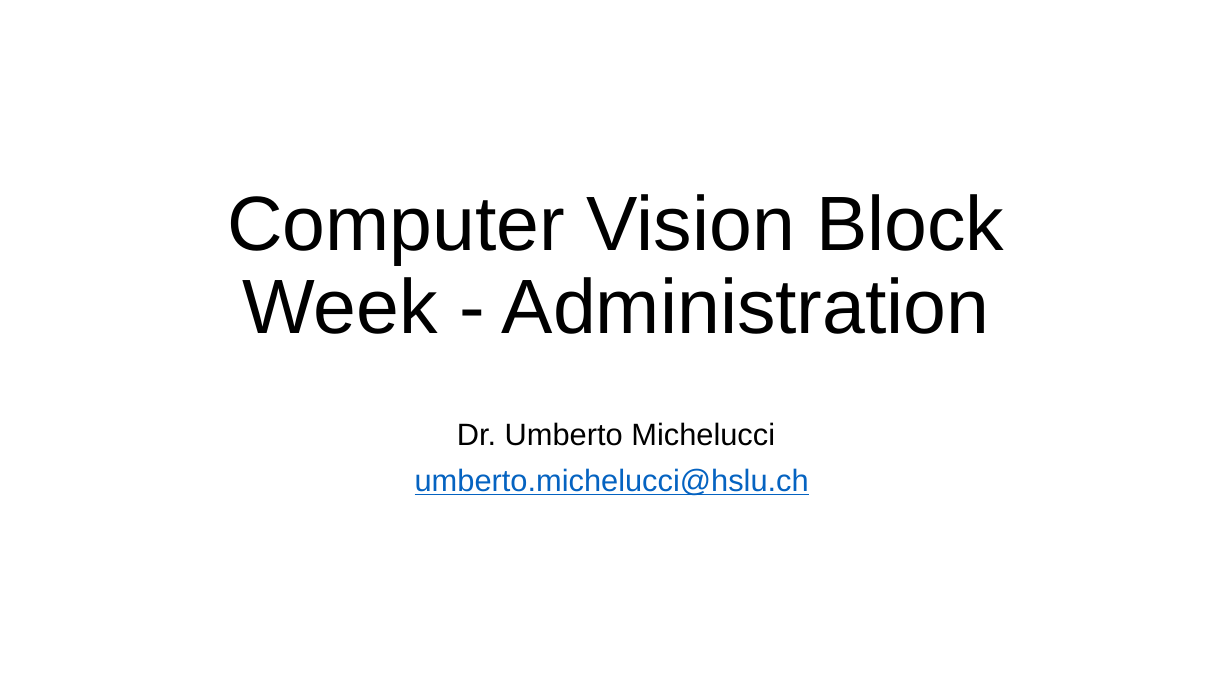
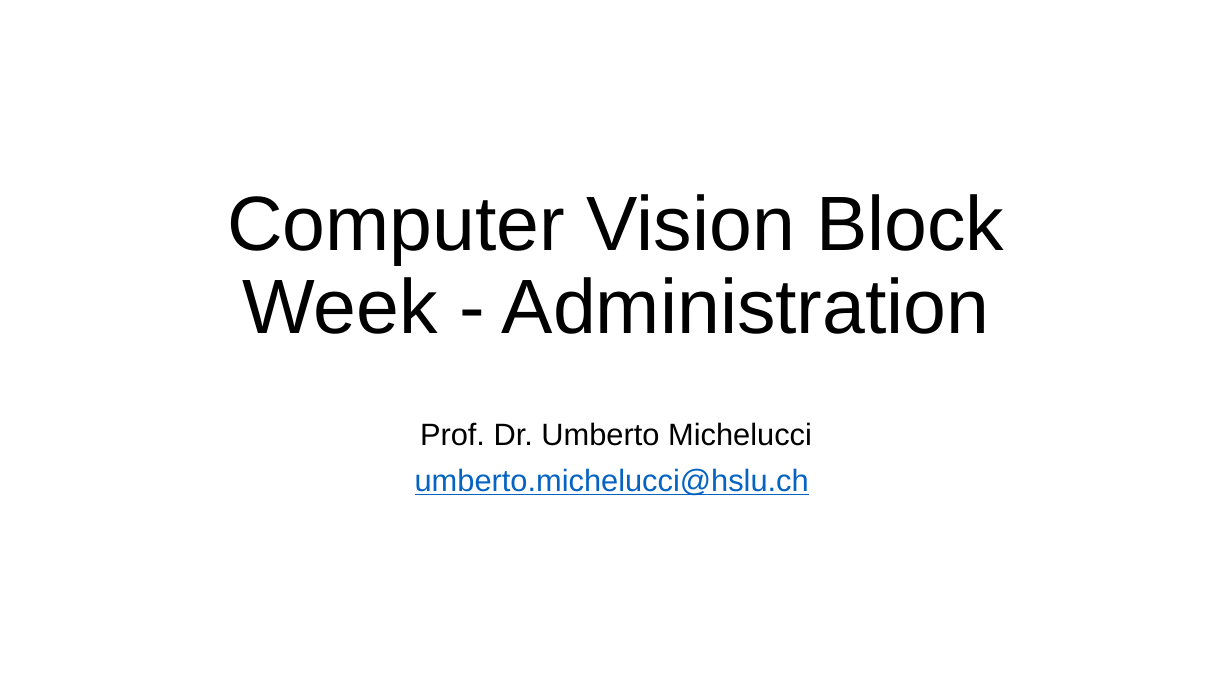
Before and after one commit to michelucci/HSLU-CV-Blockweek-Aug-2025, a slide deck: slide 1 of CV-Blockweek-Administration.pptx. Drawn at 1232x693 pixels with LibreOffice and Linux fonts; fonts in the diff are those of the drawing; background and template pictures are left out. Boxes give left, top, right and bottom in pixels: in the first picture for what was removed or moved away, otherwise in the second. Text is boxed around its words. In the diff, an @@ line names an element or a change of style, - is before the commit and + after.

Commit message:
Changed admin presentation

```diff
--- a/CV-Blockweek-Administration.pptx
+++ b/CV-Blockweek-Administration.pptx
@@ subtitle at box(420, 422, 812, 446): text changed @@
-Dr. Umberto Michelucci
+Prof. Dr. Umberto Michelucci
```
Also in this commit, not shown: 1 other slide changed, 6 other files.
